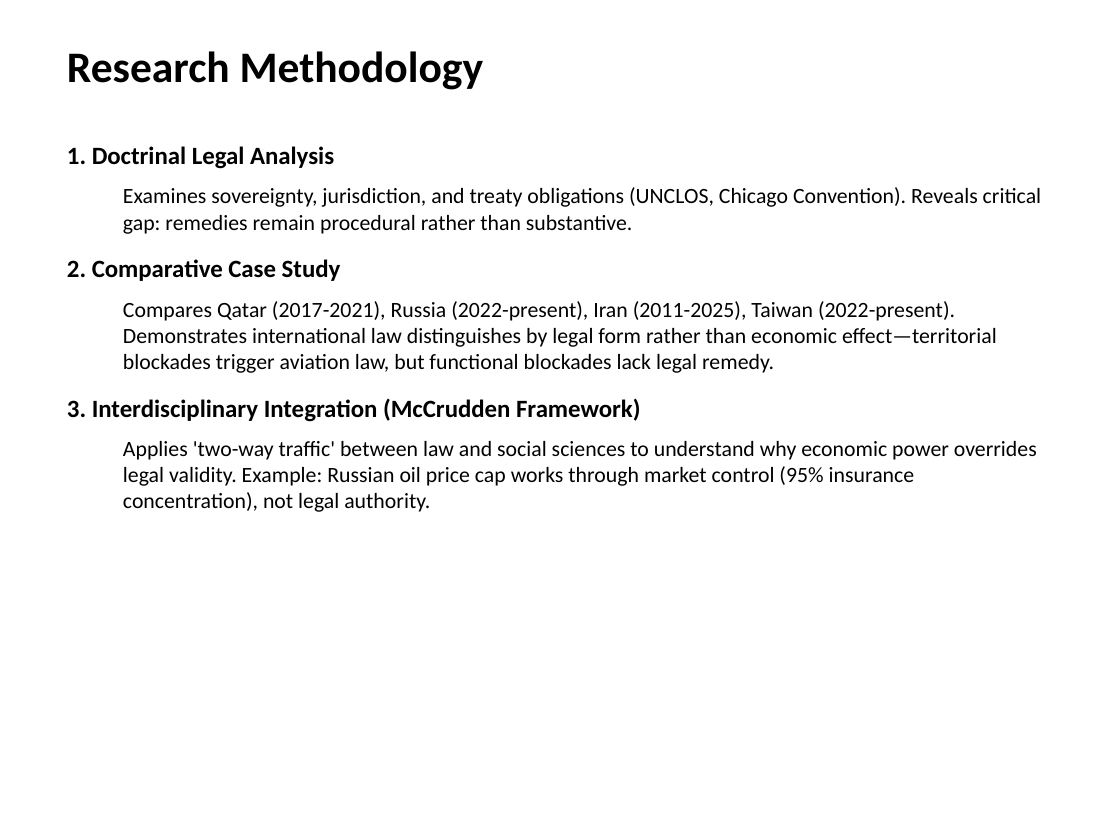
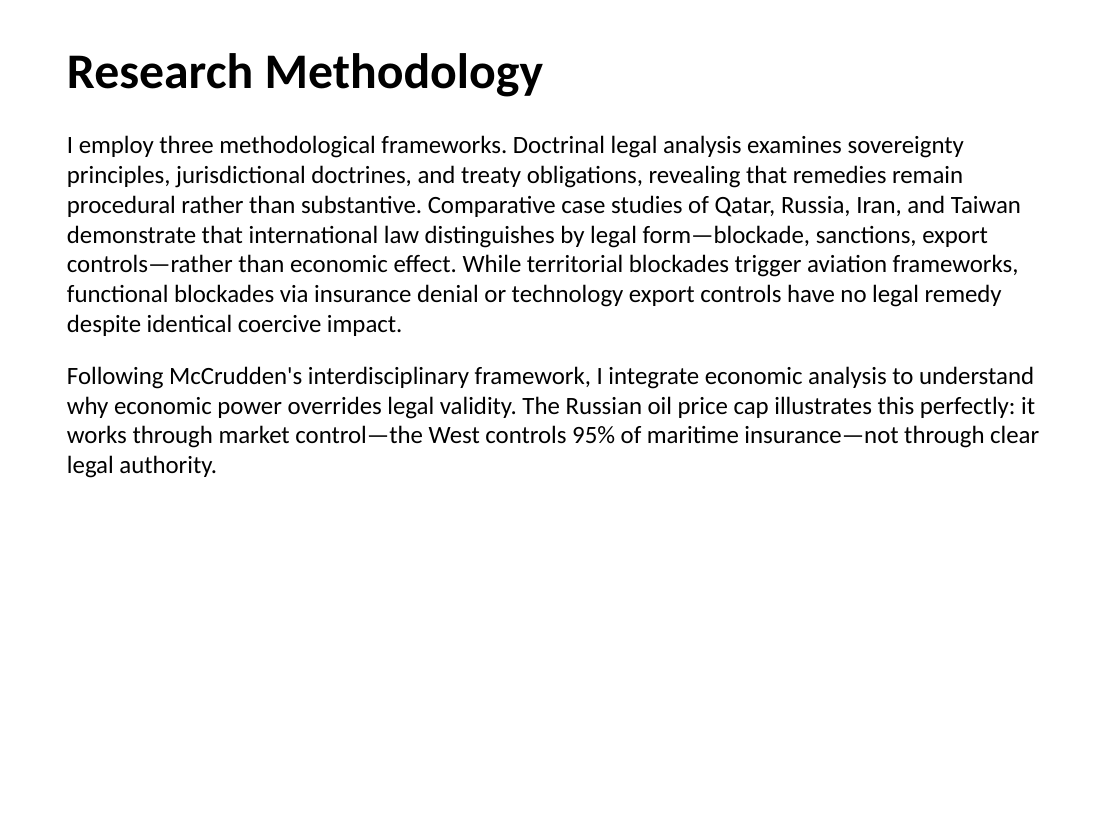
Before and after one commit to MogireMaina/Writings, a slide deck: slide 3 of Qatar_Legal_Chokepoint_Presentation.pptx. Drawn at 1120x840 pixels with LibreOffice and Linux fonts; fonts in the diff are those of the drawing. Boxes give left, top, right and bottom in pixels: in the first picture for what was removed or moved away, otherwise in the second. Text is boxed around its words. In the diff, an @@ line names an element or a change of style, - is before the commit and + after.

```diff
--- a/Qatar_Legal_Chokepoint_Presentation.pptx
+++ b/Qatar_Legal_Chokepoint_Presentation.pptx
@@ text "Research Methodology" at (67, 53, 544, 97): size 28 to 32 pt @@
@@ text at (67, 135, 1039, 478): text changed; size 14 to 16 pt @@
-1. Doctrinal Legal Analysis
-  Examines sovereignty, jurisdiction, and treaty obligations (UNCLOS, Chicago Convention). Reveals critical gap: remedies remain procedural rather than substantive.
-2. Comparative Case Study
-  Compares Qatar (2017-2021), Russia (2022-present), Iran (2011-2025), Taiwan (2022-present). Demonstrates international law distinguishes by legal form rather than economic effect—territorial blockades trigger aviation law, but functional blockades lack legal remedy.
-3. Interdisciplinary Integration (McCrudden Framework)
-  Applies 'two-way traffic' between law and social sciences to understand why economic power overrides legal validity. Example: Russian oil price cap works through market control (95% insurance concentration), not legal authority.
+I employ three methodological frameworks. Doctrinal legal analysis examines sovereignty principles, jurisdictional doctrines, and treaty obligations, revealing that remedies remain procedural rather than substantive. Comparative case studies of Qatar, Russia, Iran, and Taiwan demonstrate that international law distinguishes by legal form—blockade, sanctions, export controls—rather than economic effect. While territorial blockades trigger aviation frameworks, functional blockades via insurance denial or technology export controls have no legal remedy despite identical coercive impact.
+Following McCrudden's interdisciplinary framework, I integrate economic analysis to understand why economic power overrides legal validity. The Russian oil price cap illustrates this perfectly: it works through market control—the West controls 95% of maritime insurance—not through clear legal authority.
```
Also in this commit, not shown: 4 other slides changed, 1 other file.
